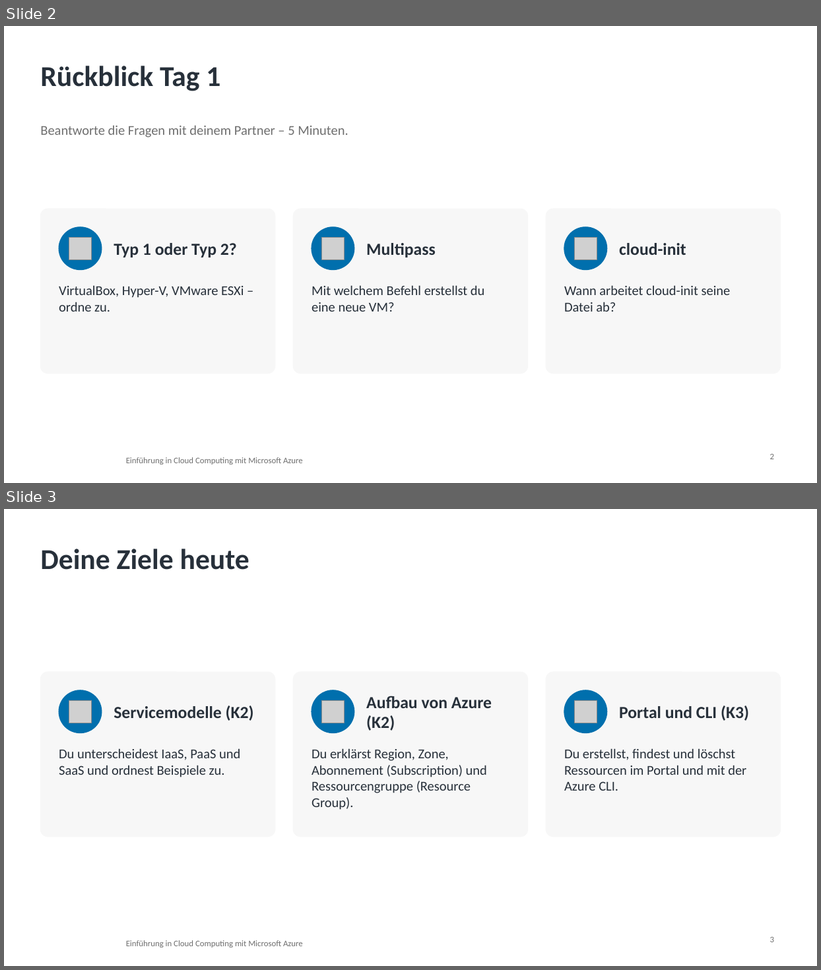
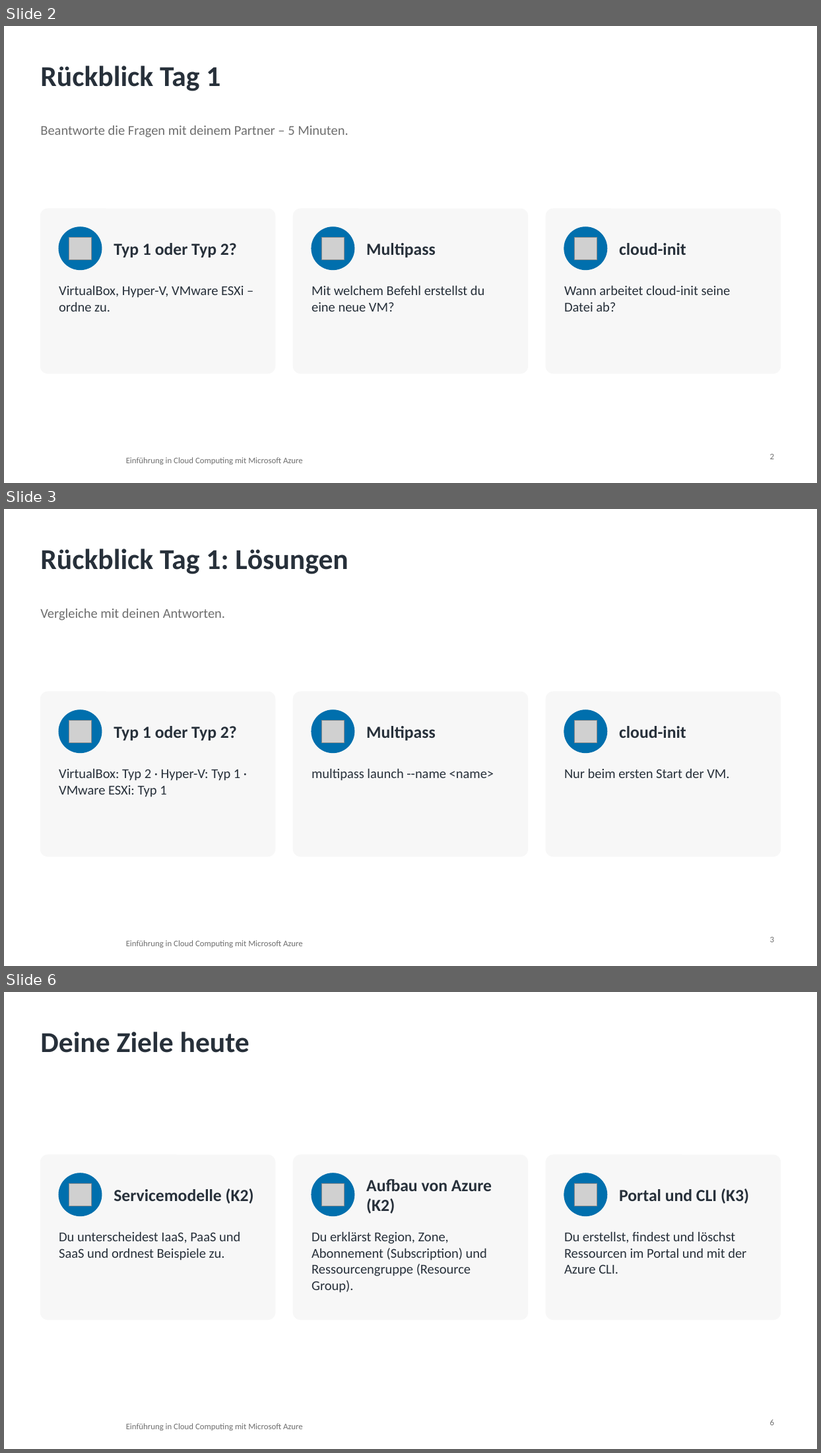
Before and after one commit to pat-teacher/azure-basics-training, a slide deck: praesentationen/tag-2-azure-grundlagen.pptx. Shown one above the other, each under a label of ours: slides 2 and 3 before the commit, slides 2, 3 and 6 after it; the slides between them are not shown. The pictures are 821x970 and 821x1453 pixels, drawn with LibreOffice and Linux fonts; fonts in the diff are those of the drawing; grey boxes stand for pictures; background and template pictures are left out. Boxes give left, top, right and bottom in pixels: in the first picture for what was removed or moved away, otherwise in the second. Text is boxed around its words. In the diff, an @@ line names an element or a change of style, - is before the commit and + after.

```diff
--- a/praesentationen/tag-2-azure-grundlagen.pptx
+++ b/praesentationen/tag-2-azure-grundlagen.pptx
@@ slide 3 added at [4,509,817,966], background #FFFFFF; not listed: 1 template element that a slide beside it also shows @@
@@ title added at [40,549,348,574], 34 pt, text #27303A, bold @@
+Rückblick Tag 1: Lösungen
@@ text added at [40,609,225,621], 16 pt, text #6F6F6F @@
+Vergleiche mit deinen Antworten.
@@ rounded rectangle added at [40,692,275,857], fill #F7F7F7, outline #F7F7F7 1 pt @@
@@ rounded rectangle added at [293,692,527,857], fill #F7F7F7, outline #F7F7F7 1 pt @@
@@ rounded rectangle added at [547,692,781,857], fill #F7F7F7, outline #F7F7F7 1 pt @@
@@ ellipse added at [59,710,102,753], fill #006FAD, outline #006FAD 1 pt @@
@@ picture added at [69,721,91,743] @@
@@ text added at [114,726,237,741], 20 pt, text #27303A, bold @@
+Typ 1 oder Typ 2?
@@ ellipse added at [312,710,354,753], fill #006FAD, outline #006FAD 1 pt @@
@@ picture added at [322,721,344,743] @@
@@ text added at [366,726,436,741], 20 pt, text #27303A, bold @@
+Multipass
@@ ellipse added at [564,710,607,753], fill #006FAD, outline #006FAD 1 pt @@
@@ picture added at [575,721,597,743] @@
@@ text added at [619,726,686,738], 20 pt, text #27303A, bold @@
+cloud-init
@@ text added at [59,768,240,797], 16 pt, text #27303A @@
+VirtualBox: Typ 2 · Hyper-V: Typ 1 · VMware ESXi: Typ 1
@@ text added at [312,768,494,781], 16 pt, text #27303A @@
+multipass launch --name <name>
@@ text added at [564,768,729,778], 16 pt, text #27303A @@
+Nur beim ersten Start der VM.
@@ page number added at [770,937,774,943], 10 pt, text #6F6F6F @@
+3
@@ what was slide 3 is now slide 6 @@
@@ page number at [770,1420,774,1426]: text changed @@
-3
+6
```
Also in this commit, not shown: 2 slides changed, 2 other slides added, 3 other files.
